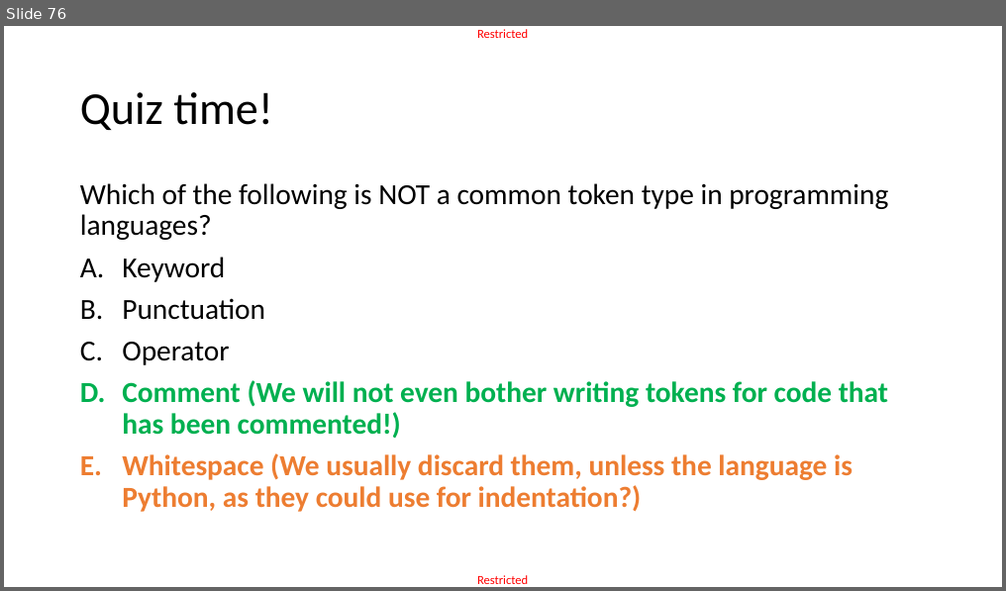
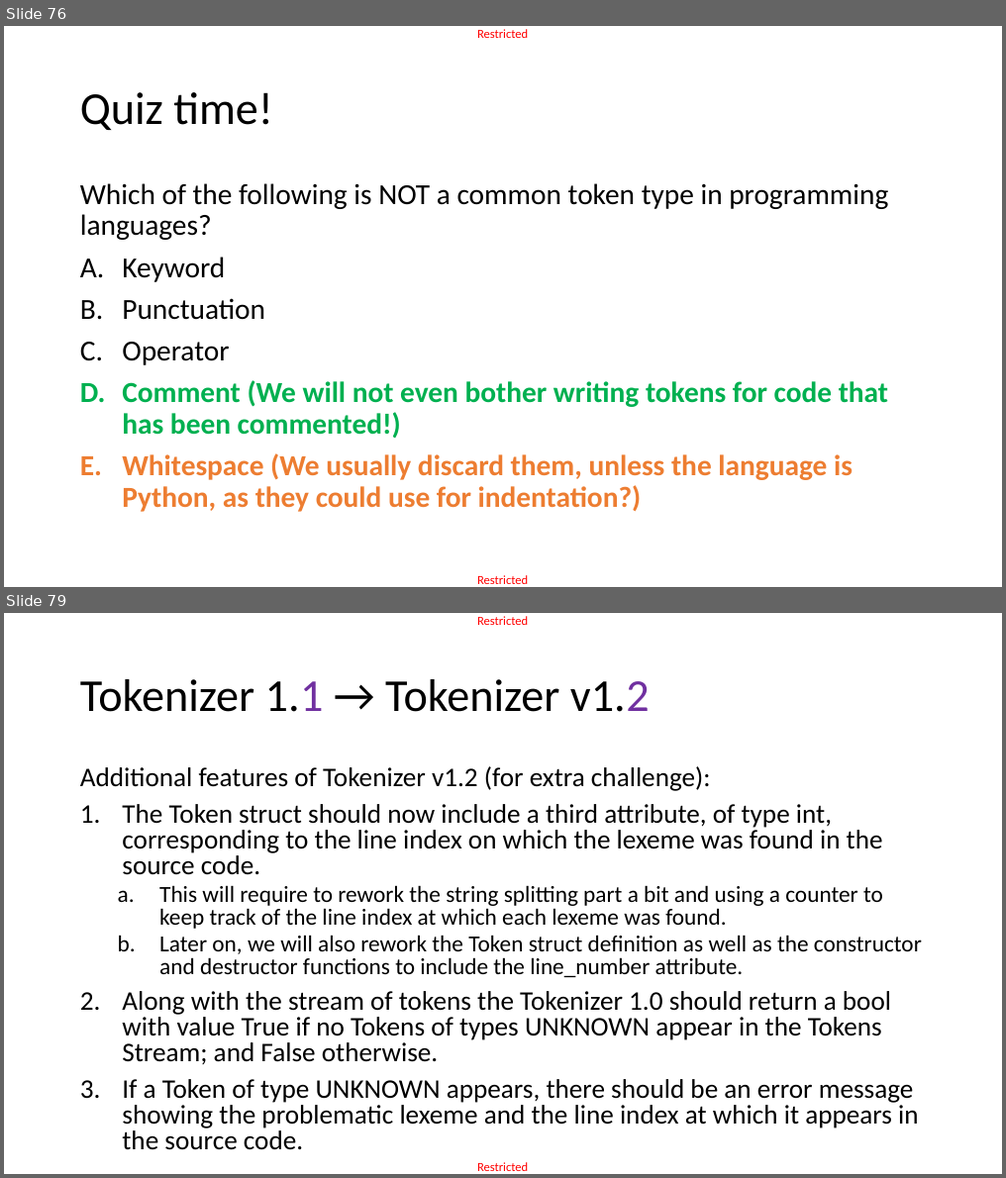
Before and after one commit to matthieudemari/SUTD_PLC_50_051, a slide deck: W9/W9S3/W9S3.pptx. Shown one above the other, each under a label of ours: slide 76 before the commit, slides 76 and 79 after it; the slides between them are not shown. The pictures are 1006x591 and 1006x1178 pixels, drawn with LibreOffice and Linux fonts; fonts in the diff are those of the drawing. Boxes give left, top, right and bottom in pixels: in the first picture for what was removed or moved away, otherwise in the second. Text is boxed around its words. In the diff, an @@ line names an element or a change of style, - is before the commit and + after.

Commit message:
Added Practice to W9S3 - Producing a Tokenizer v1.0, v1.1 and v1.2 (solution for v1.2 is missing)

```diff
--- a/W9/W9S3/W9S3.pptx
+++ b/W9/W9S3/W9S3.pptx
@@ slide 79 added at (4,613,1002,1174), background #FFFFFF; not listed: 2 template elements that a slide beside it also shows @@
@@ title added at (80,679,649,712), 44 pt, text #000000 @@
+Tokenizer 1.1 → Tokenizer v1.2
@@ text added at (80,766,922,1151), 25.9 pt, text #000000 @@
+Additional features of Tokenizer v1.2 (for extra challenge):
+1. The Token struct should now include a third attribute, of type int, corresponding to the line index on which the lexeme was found in the source code.
+  a. This will require to rework the string splitting part a bit and using a counter to keep track of the line index at which each lexeme was found.
+  b. Later on, we will also rework the Token struct definition as well as the constructor and destructor functions to include the line_number attribute.
+2. Along with the stream of tokens the Tokenizer 1.0 should return a bool with value True if no Tokens of types UNKNOWN appear in the Tokens Stream; and False otherwise.
+3. If a Token of type UNKNOWN appears, there should be an error message showing the problematic lexeme and the line index at which it appears in the source code.
```
Also in this commit, not shown: 1 slide changed, 2 other slides added, 5 other files.
